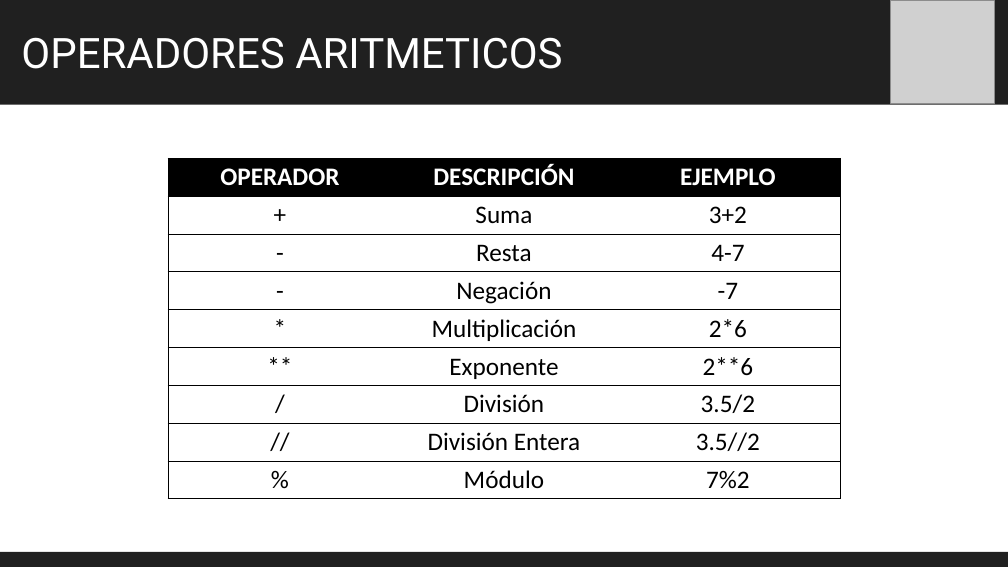
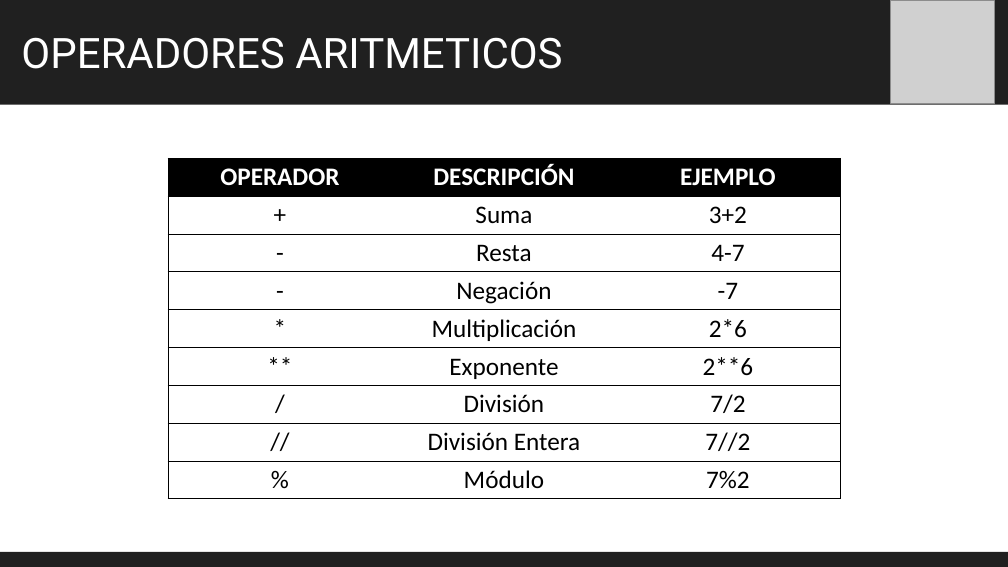
Before and after one commit to ClubSoftwareUTA/Python_I-ED, a slide deck: slide 3 of Clase 03 - Operadores/Operadores - Aritmeticos & Comparacion & Logicos & identidad.pptx. Drawn at 1008x567 pixels with LibreOffice and Linux fonts; fonts in the diff are those of the drawing; grey boxes stand for pictures. Boxes give left, top, right and bottom in pixels: in the first picture for what was removed or moved away, otherwise in the second. Text is boxed around its words. In the diff, an @@ line names an element or a change of style, - is before the commit and + after.

```diff
--- a/Clase 03 - Operadores/Operadores - Aritmeticos & Comparacion & Logicos & identidad.pptx
+++ b/Clase 03 - Operadores/Operadores - Aritmeticos & Comparacion & Logicos & identidad.pptx
@@ table at (168, 158, 839, 498) @@
-row 7, column 3: 3.5/2
+row 7, column 3: 7/2
-row 8, column 3: 3.5//2
+row 8, column 3: 7//2
```
Also in this commit, not shown: 1 other slide changed, 4 other files.
